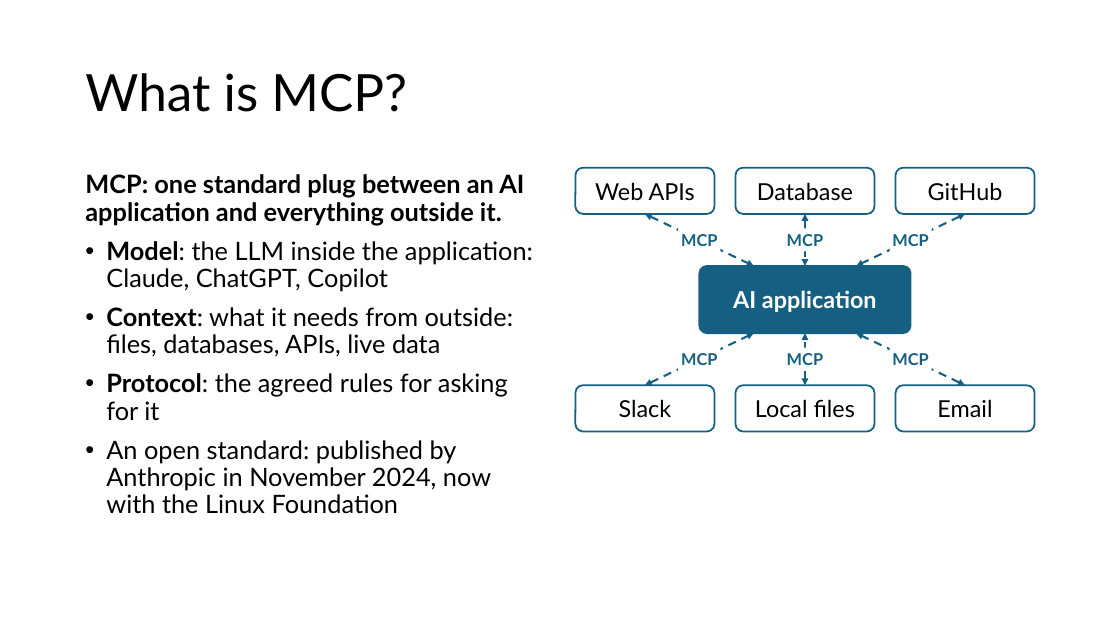
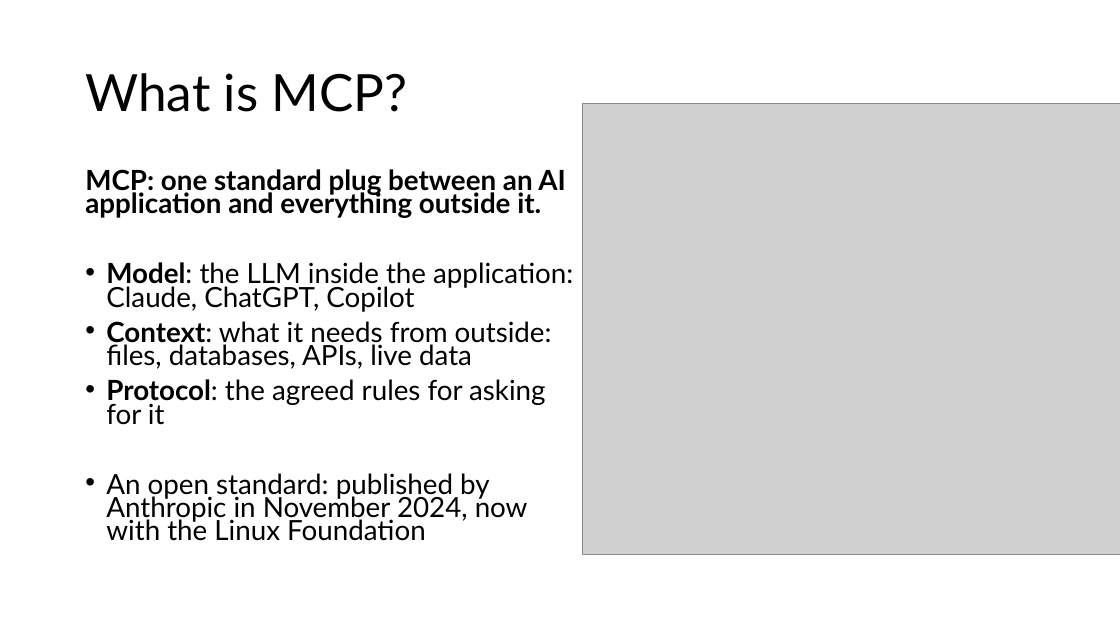
Before and after one commit to Caoimhe-K05/ai-assisted-programming-module, a slide deck: slide 2 of lectures-and-labs/week05/mcp-lecture.pptx. Drawn at 1120x630 pixels with LibreOffice and Linux fonts; fonts in the diff are those of the drawing; grey boxes stand for pictures. Boxes give left, top, right and bottom in pixels: in the first picture for what was removed or moved away, otherwise in the second. Text is boxed around its words. In the diff, an @@ line names an element or a change of style, - is before the commit and + after.

```diff
--- a/lectures-and-labs/week05/mcp-lecture.pptx
+++ b/lectures-and-labs/week05/mcp-lecture.pptx
@@ picture added at <box>582,103,1120,555</box> @@
@@ text "MCP: one standard plug between ..." at <box>85,169,573,541</box>: size 21.7 to 23.8 pt; line spacing 0.9 to 0.7 @@
@@ group removed at <box>576,168,1035,432</box>: 7 rounded rectangles, 6 double arrows, 6 texts @@
-Web APIs
-Database
-GitHub
-Slack
-Local files
-Email
-AI application
-MCP
-MCP
-MCP
-MCP
-MCP
-MCP
```
Also in this commit, not shown: 24 other slides changed, 1 other file.
